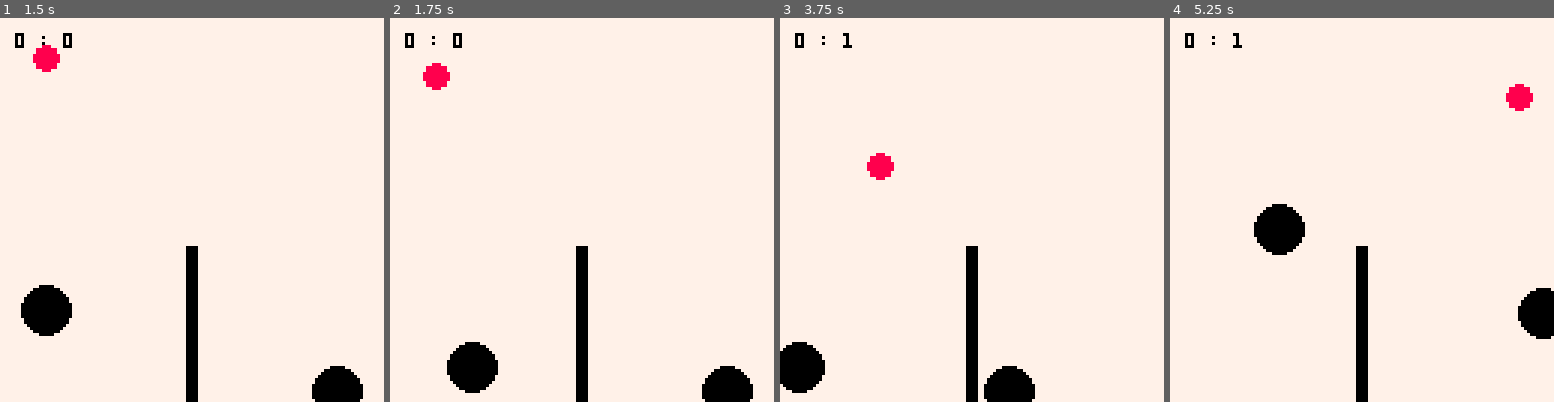
Above: before the commit, frames 1-4 (left to right).
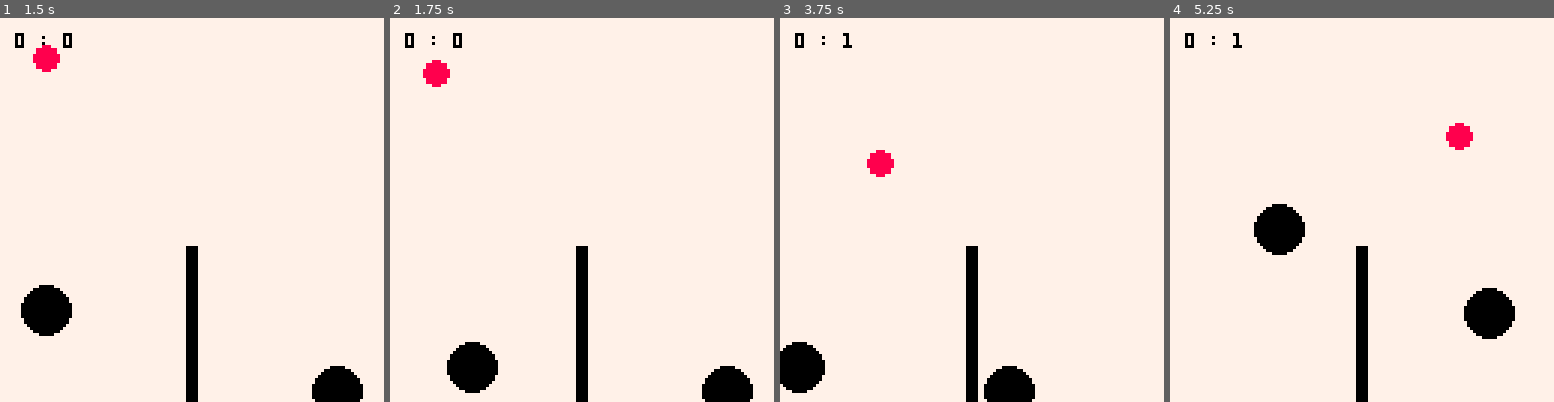
Above: after the commit, the same moments.

Repository: tapochqa/pico8-volleyball
Game: PICO-8 cartridge volleyball.p8
Two runs of this game, one before a commit and one after it. Both use one fixed random seed, a clock stepped at 60 frames per second and the inputs below.
Inputs:
- Up to frame 1 (1.5 s): tap O (Z key) at 0.7 s
- Up to frame 2 (1.75 s): hold Right from 1.6 s (still down); tap O (Z key) at 1.7 s
- Up to frame 3 (3.75 s): release Right at 2.1 s; tap O (Z key) every 0.4 s from 2.1 to 3.7 s; hold Right 2.47-3.03 s; hold Left 3.08-3.58 s
- Up to frame 4 (5.25 s): hold Right 4.02-4.68 s; tap O (Z key) at 4.1, 4.5, 4.9 s; hold Left from 5.08 s (still down)

Frame 1 is identical in both runs. In frame 2, 0.1% of the frame differs, in the area x 8-16%, y 10-19%; in frame 3, 0.1%; in frame 4, 3.1%, in the area x 71-100%, y 17-84%.

Commit message:
collision tweak

Diff:
--- a/volleyball.p8
+++ b/volleyball.p8
@@ -185,8 +185,8 @@
 
     repeat
       hypotenuse = sqrt((ball['x'] - player['x']) ^ 2 + (ball['y'] - player['y']) ^ 2)
-      ball['x'] += ball['horizontal speed'] / 10
-      ball['y'] += ball['vertical speed'] / 10
+      ball['x'] += ball['horizontal speed'] / 7
+      ball['y'] += ball['vertical speed'] / 7
     until(hypotenuse - ball['radius'] - player['radius'] > 4)
 
     ball['in collision'] = true
